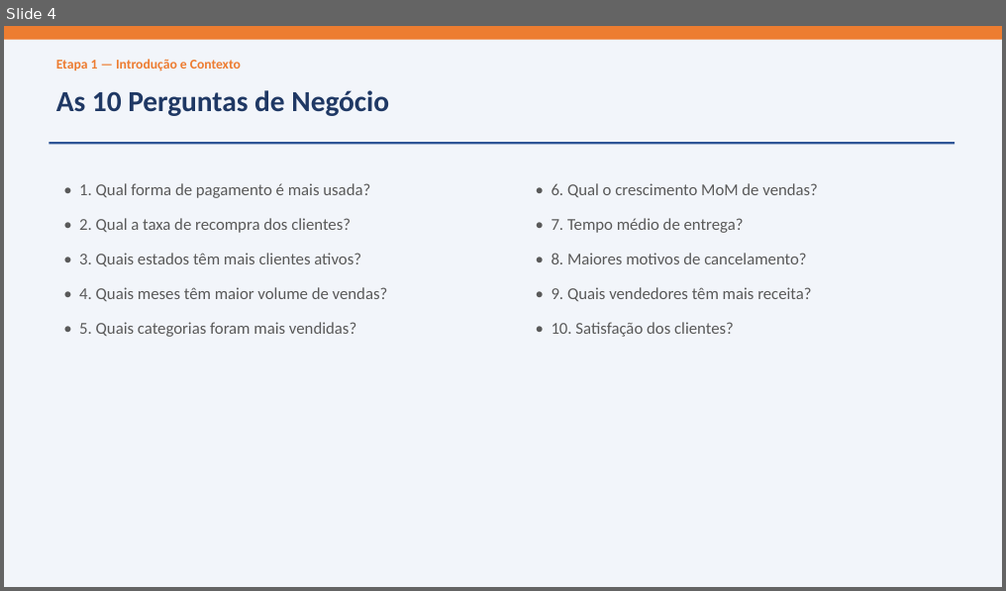
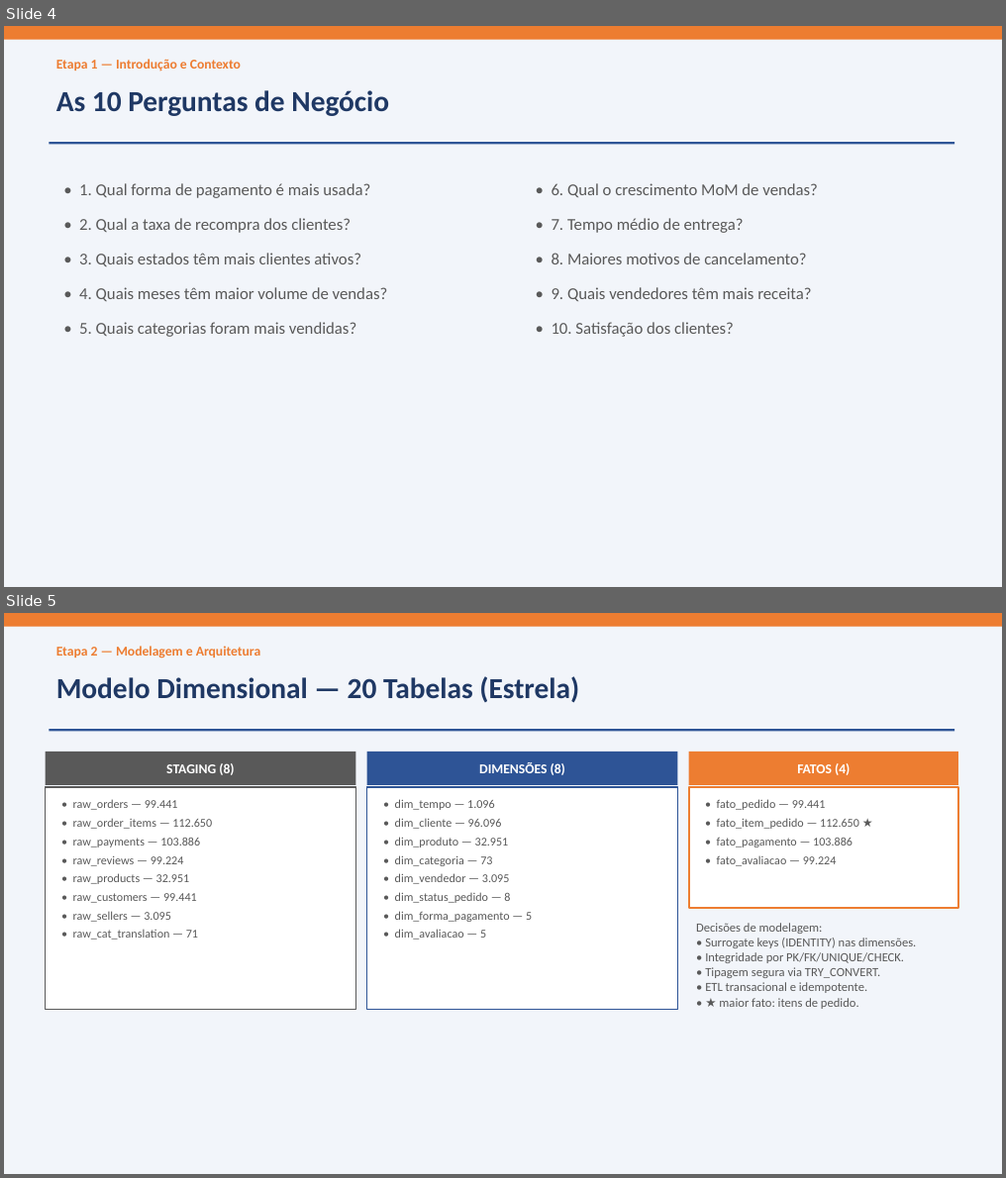
Before and after one commit to lukasrocharr/ETL-ECOMMERCE, a slide deck: analise_olist/Apresentacao_Olist.pptx. Shown one above the other, each under a label of ours: slide 4 before the commit, slides 4 and 5 after it. The pictures are 1006x591 and 1006x1178 pixels, drawn with LibreOffice and Linux fonts; fonts in the diff are those of the drawing. Boxes give left, top, right and bottom in pixels: in the first picture for what was removed or moved away, otherwise in the second. Text is boxed around its words. In the diff, an @@ line names an element or a change of style, - is before the commit and + after.

```diff
--- a/analise_olist/Apresentacao_Olist.pptx
+++ b/analise_olist/Apresentacao_Olist.pptx
@@ slide 5 added at box(4, 613, 1002, 1174), background #FFFFFF @@
@@ rectangle added at box(4, 613, 1002, 1174), fill #F2F5FA @@
@@ rectangle added at box(4, 613, 1002, 627), fill #ED7D31 @@
@@ text added at box(56, 646, 260, 659), 13 pt, text #ED7D31, bold @@
+Etapa 2 — Modelagem e Arquitetura
@@ text added at box(56, 676, 579, 703), 28 pt, text #1F3864, bold @@
+Modelo Dimensional — 20 Tabelas (Estrela)
@@ rectangle added at box(49, 729, 954, 731), fill #2E5496 @@
@@ rectangle added at box(46, 752, 355, 785), fill #595959, 13 pt, text #FFFFFF, bold @@
+STAGING (8)
@@ rectangle added at box(367, 752, 678, 785), fill #2E5496, 13 pt, text #FFFFFF, bold @@
+DIMENSÕES (8)
@@ rectangle added at box(689, 752, 958, 785), fill #ED7D31, 13 pt, text #FFFFFF, bold @@
+FATOS (4)
@@ rectangle added at box(46, 787, 355, 1010), fill #FFFFFF, outline #595959 1.5 pt @@
@@ rectangle added at box(367, 787, 678, 1010), fill #FFFFFF, outline #2E5496 1.5 pt @@
@@ rectangle added at box(689, 787, 958, 908), fill #FFFFFF, outline #ED7D31 1.5 pt @@
@@ text added at box(73, 799, 212, 940), 11.5 pt, text #595959 @@
+• raw_orders — 99.441
+• raw_order_items — 112.650
+• raw_payments — 103.886
+• raw_reviews — 99.224
+• raw_products — 32.951
+• raw_customers — 99.441
+• raw_sellers — 3.095
+• raw_cat_translation — 71
@@ text added at box(395, 799, 532, 940), 11.5 pt, text #595959 @@
+• dim_tempo — 1.096
+• dim_cliente — 96.096
+• dim_produto — 32.951
+• dim_categoria — 73
+• dim_vendedor — 3.095
+• dim_status_pedido — 8
+• dim_forma_pagamento — 5
+• dim_avaliacao — 5
@@ text added at box(717, 799, 859, 866), 11.5 pt, text #595959 @@
+• fato_pedido — 99.441
+• fato_item_pedido — 112.650 ★
+• fato_pagamento — 103.886
+• fato_avaliacao — 99.224
@@ text added at box(696, 923, 916, 1009), 12 pt, text #595959 @@
+Decisões de modelagem:
+• Surrogate keys (IDENTITY) nas dimensões.
+• Integridade por PK/FK/UNIQUE/CHECK.
+• Tipagem segura via TRY_CONVERT.
+• ETL transacional e idempotente.
+• ★ maior fato: itens de pedido.
```
Also in this commit, not shown: 2 slides changed, 1 other slide added, 1 slide removed, 3 other files.
